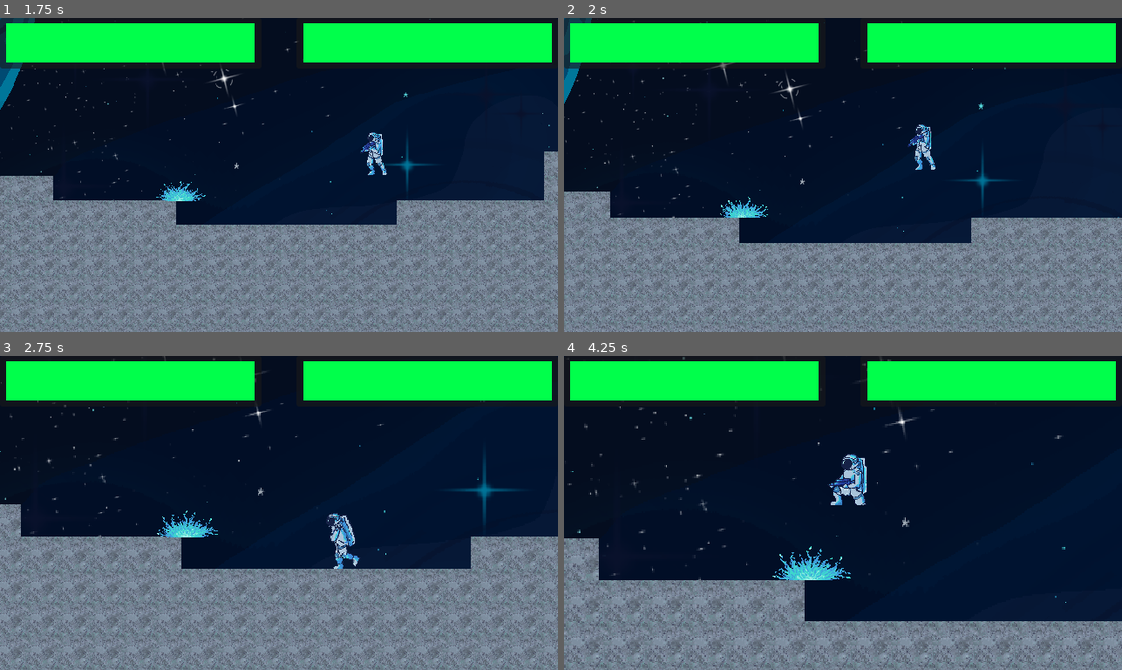
Above: before the commit, frames 1-4 (two rows, left to right).
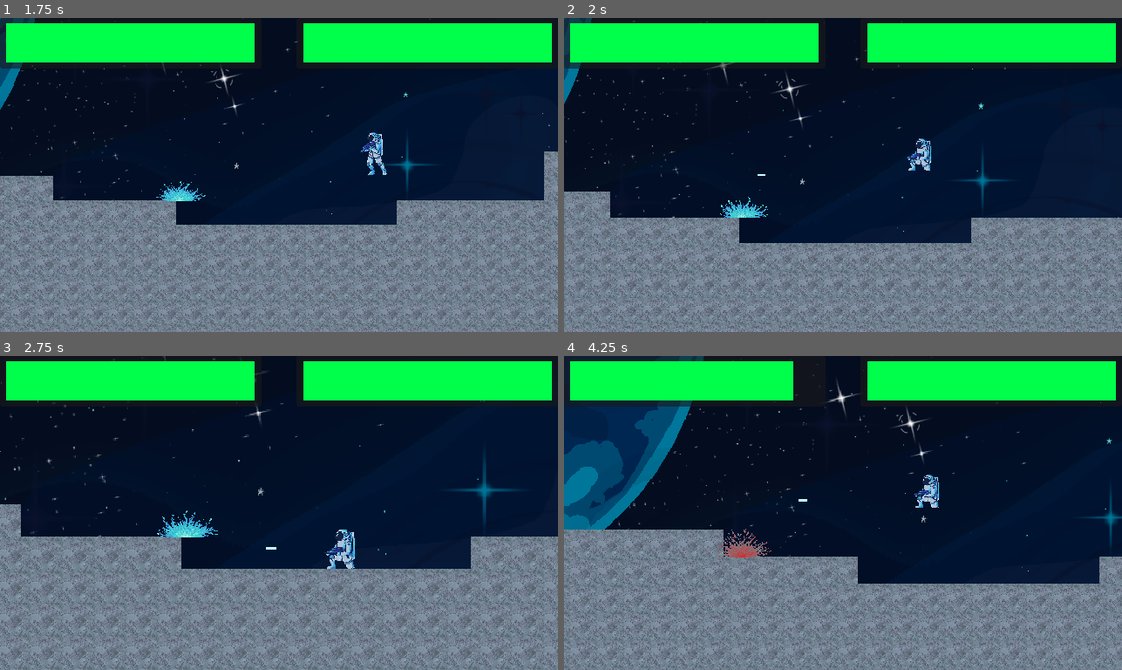
Above: after the commit, the same moments.

Repository: Abel-Breaker/CuanticFight
Game: Godot game, scene res://scenes/ui/MainMenu.tscn
Same seed, same stepped clock (60 frames per second), same inputs: the game is played once before the commit and once after it.
Inputs (mouse positions are in pixels of both pictures, inside the frame that each line leads up to):
- Up to frame 1 (1.75 s): click "PLAY" at 0.5 s; move the mouse to (401, 159) at 1.27 s; tap Shift (light_attack_2) at 1.35 s; tap Up (jump_2) at 1.52 s
- Up to frame 2 (2 s): no input
- Up to frame 3 (2.75 s): move the mouse to (167, 528) at 2.02 s; tap Left (move_left_2) at 2.1 s; tap Up (jump_2) at 2.27 s
- Up to frame 4 (4.25 s): move the mouse to (898, 443) at 2.77 s; tap Right (move_right_2) at 2.85 s; move the mouse to (815, 575) at 3.52 s; tap / (ranged_attack_2) at 3.6 s; tap Up (jump_2) at 3.77 s

Frame 1 is identical in both runs. In frame 2, 0.4% of the frame differs, in the area x 34-67%, y 33-51%; in frame 3, 0.6%; in frame 4, 29%, in the area x 0-100%, y 0-100%.

Commit message:
Only HUNTING mode remains

Diff:
--- a/scripts/core/AIController.gd
+++ b/scripts/core/AIController.gd
@@ -38,8 +38,8 @@
 		return
 	if not controlledCharacter or not is_instance_valid(controlledCharacter): return
 
-	if controlledCharacter.current_health < controlledCharacter.MAX_HEALTH*0.3:
-		mood = E_Mood.ESCAPING
+	#if controlledCharacter.current_health < controlledCharacter.MAX_HEALTH*0.3:
+		#mood = E_Mood.ESCAPING
 	elif mood != E_Mood.ESCAPING and enemy.current_health < enemy.MAX_HEALTH*0.5:
 		mood = E_Mood.HUNTING
 	if randf() < time_since_last_jump:
@@ -49,14 +49,16 @@
 		time_since_last_jump += delta
 	match mood:
 		# Prioritizes surviving
-		E_Mood.ESCAPING:
-			move_away_from_enemy()
-			if randf() < 0.1:
-				use_ranged_attack()
+		#E_Mood.ESCAPING:
+			#move_away_from_enemy()
+			#if randf() < 0.1:
+				#use_ranged_attack()
 		# Prioritizes dealing damage
 		E_Mood.HUNTING:
+			if randf() < 0.5:
+				use_ranged_attack()
 			if randf() < 0.2:
-				use_ranged_attack()
+				use_especial_attack()
 			if im_in_melee_range():
 				use_light_attack()
 			move_towards_enemy()
@@ -116,7 +118,7 @@
 func use_especial_attack() -> void:
 	Input.action_press("especial_attack_2")
 	Input.action_release("especial_attack_2")
-	look_towards_enemy()
+	look_away_from_enemy()
 
 func jump() -> void:
 	Input.action_press("jump_2")
